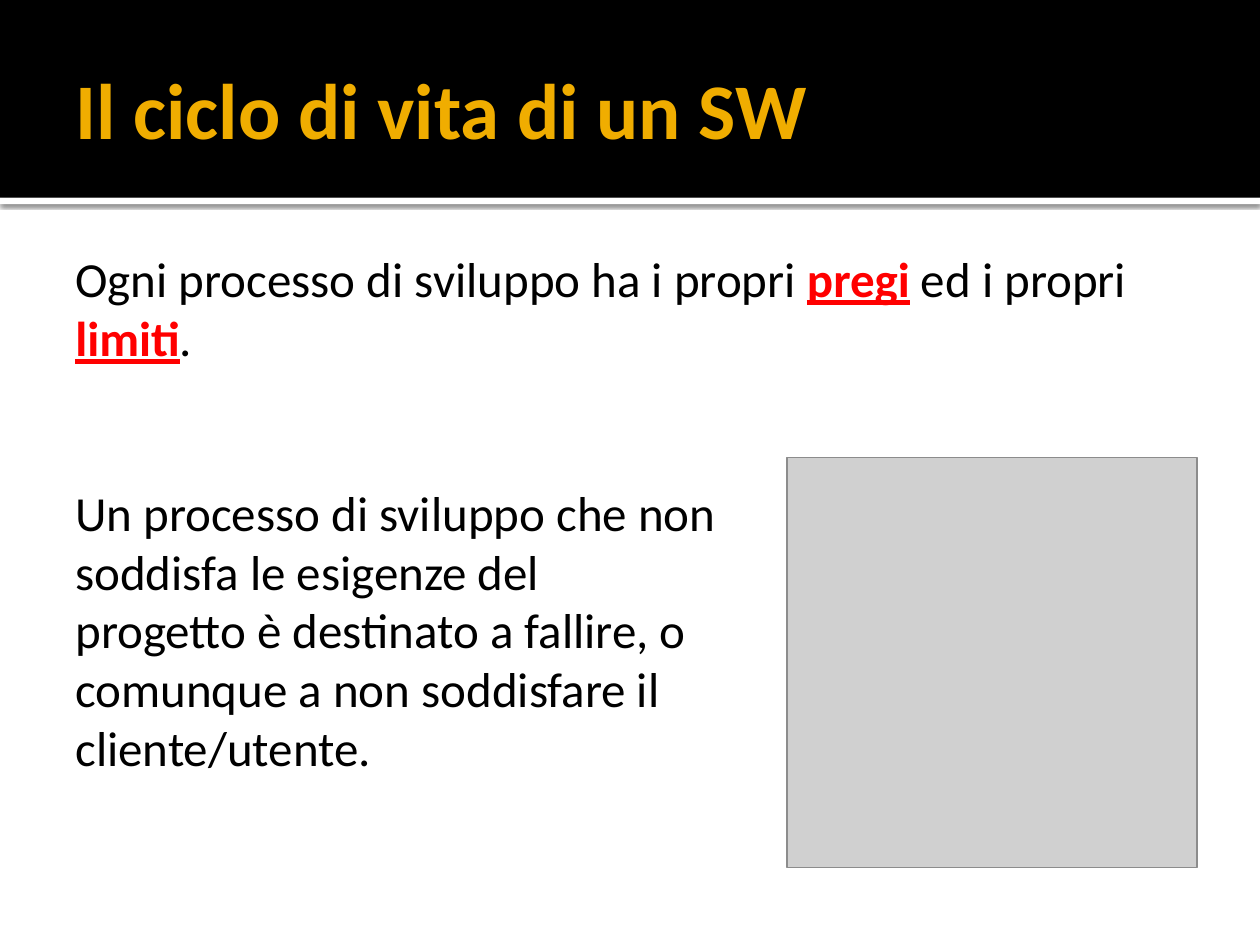
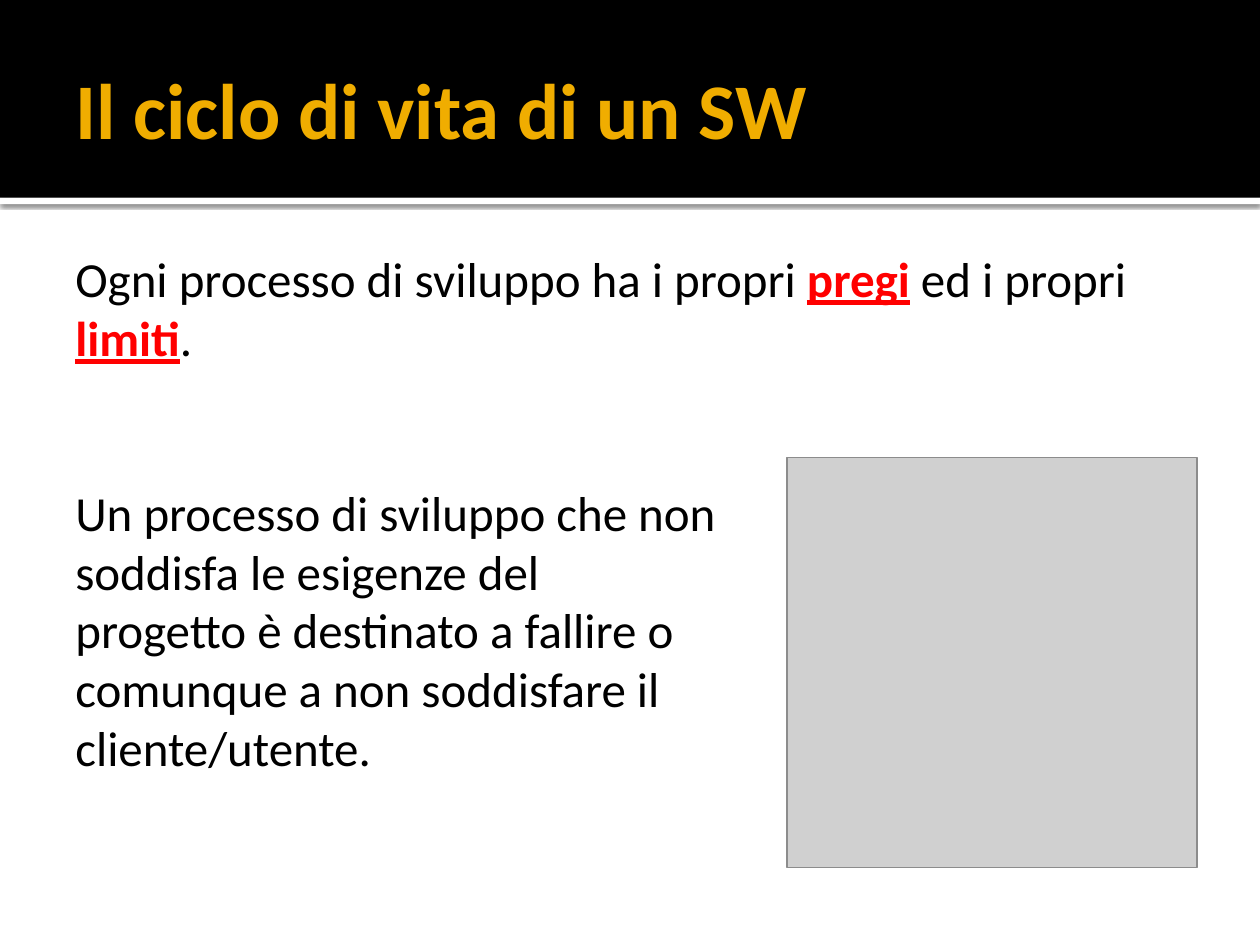
Before and after one commit to yan0z/ISW, a slide deck: slide 6 of Quesito 6 Team/Presentation1.pptx. Drawn at 1260x945 pixels with LibreOffice and Linux fonts; fonts in the diff are those of the drawing; grey boxes stand for pictures. Boxes give left, top, right and bottom in pixels: in the first picture for what was removed or moved away, otherwise in the second. Text is boxed around its words. In the diff, an @@ line names an element or a change of style, - is before the commit and + after.

```diff
--- a/Quesito 6 Team/Presentation1.pptx
+++ b/Quesito 6 Team/Presentation1.pptx
@@ text at bbox=[75, 497, 715, 768]: text changed @@
-Un processo di sviluppo che non soddisfa le esigenze del progetto è destinato a fallire, o comunque a non soddisfare il cliente/utente.
+Un processo di sviluppo che non soddisfa le esigenze del progetto è destinato a fallire o comunque a non soddisfare il cliente/utente.
```
Also in this commit, not shown: 6 other slides changed, 7 slides added, 10 slides removed.
